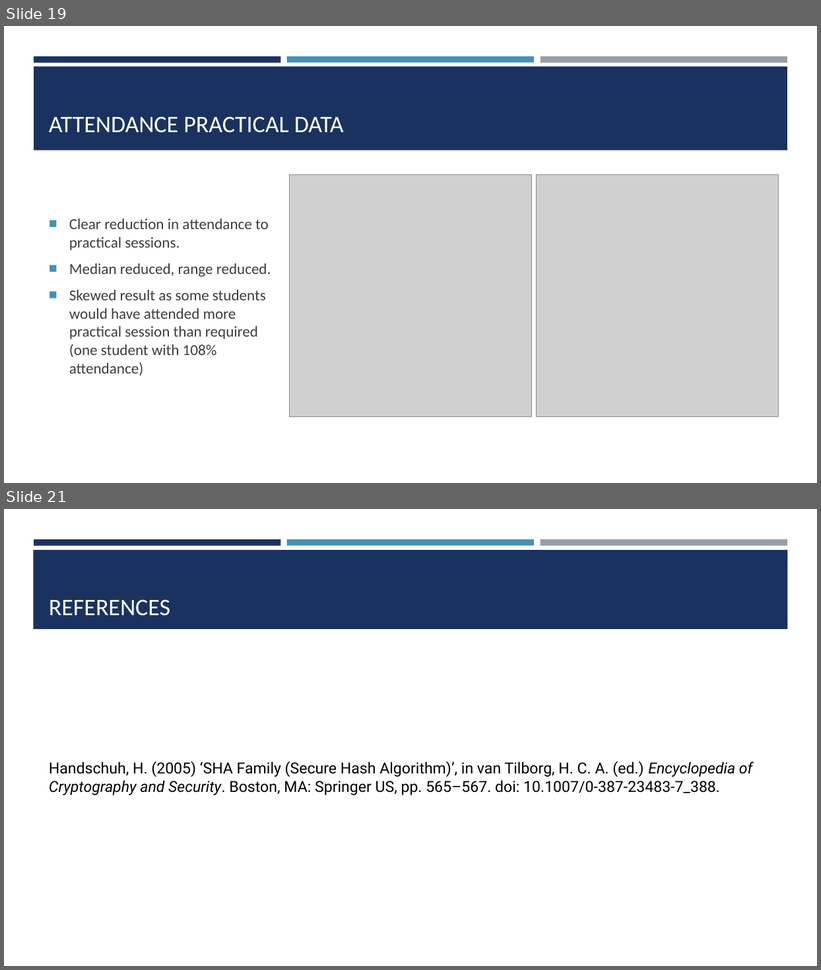
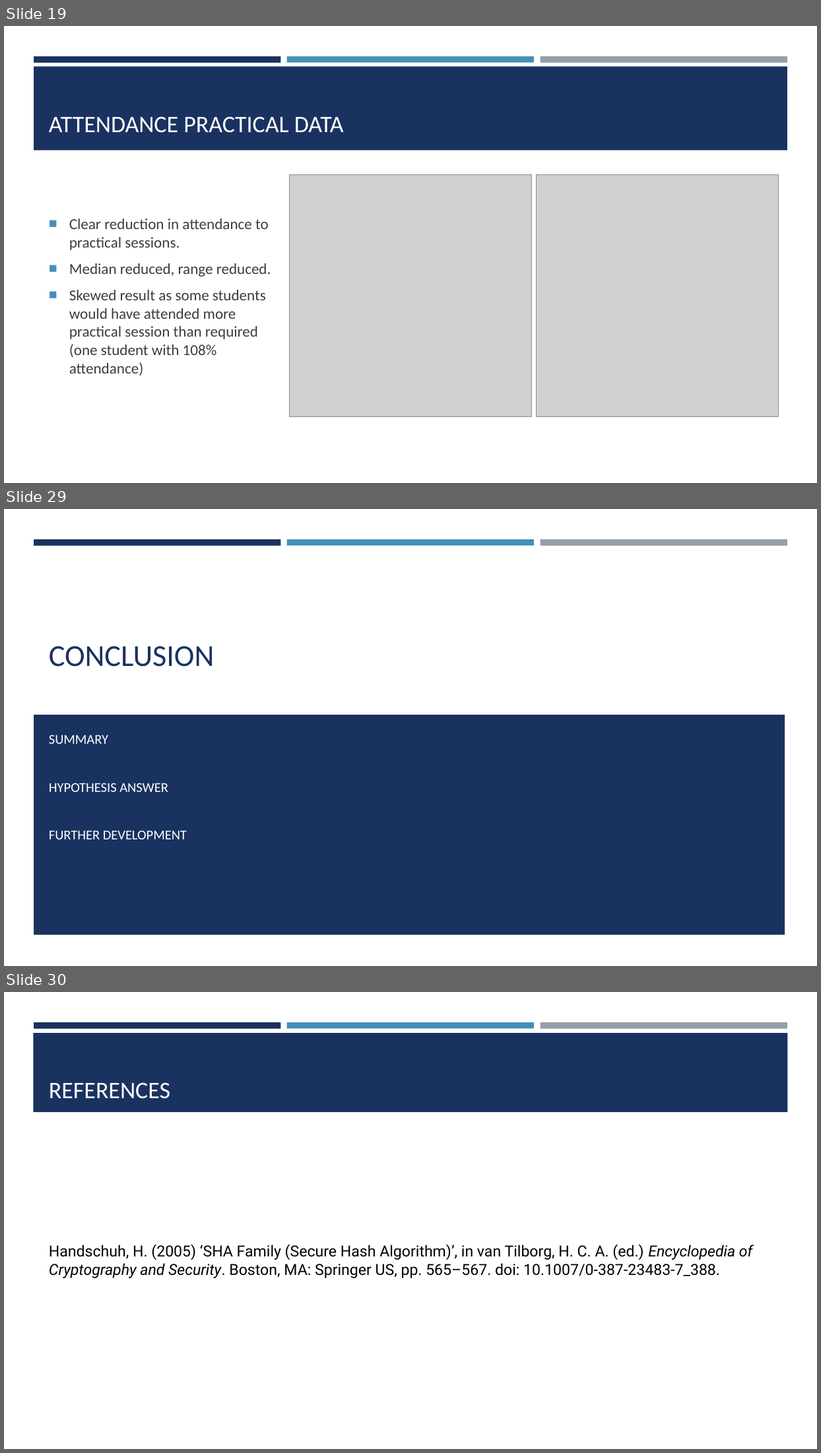
Before and after one commit to ChrisAcornleyPhD/CAP512Data, a slide deck: scripts/CAP512.pptx. Shown one above the other, each under a label of ours: slides 19 and 21 before the commit, slides 19, 29 and 30 after it; the slides between them are not shown. The pictures are 821x970 and 821x1453 pixels, drawn with LibreOffice and Linux fonts; fonts in the diff are those of the drawing; grey boxes stand for pictures. Boxes give left, top, right and bottom in pixels: in the first picture for what was removed or moved away, otherwise in the second. Text is boxed around its words. In the diff, an @@ line names an element or a change of style, - is before the commit and + after.

```diff
--- a/scripts/CAP512.pptx
+++ b/scripts/CAP512.pptx
@@ slide 29 added at [4, 509, 817, 966], background #FFFFFF; not listed: 3 template elements that a slide beside it also shows @@
@@ title added at [49, 646, 214, 667], 36 pt, text #1A3260 @@
+CONCLUSION
@@ rectangle added at [34, 714, 785, 935], fill #1A3260 @@
@@ subtitle added at [49, 735, 187, 840], 16 pt, text #FFFFFF @@
+SUMMARY
+HYPOTHESIS ANSWER
+FURTHER DEVELOPMENT
@@ what was slide 21 is now slide 30 @@
```
Also in this commit, not shown: 2 slides changed, 8 other slides added.
